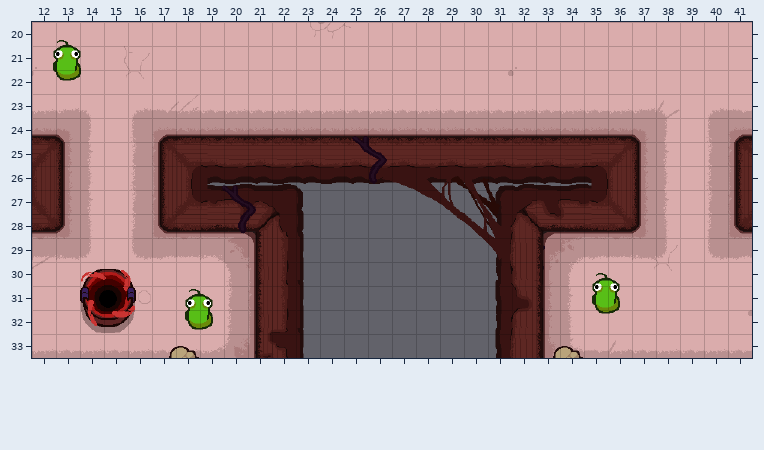
Two versions of a level (Tiled map, white_agent/white_agent/Content/level/level_4_mid.tmx). This is how it looked before the edit.
Cells are 32x32 px. Shown: x 12..41, y 20..33.
After:
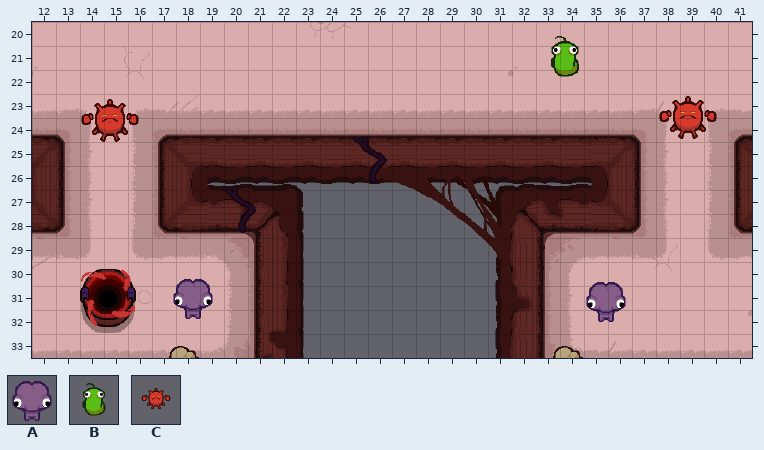
Key: from "boss": A 1 "enemy_leukemia", B 2 "enemy_bacteria", C 3 "enemy_virus".
Objects are placed by their top-left corner, in cells (3,4 is the top-left corner of cell 3,4); size is 1x1 cell unless given.
Message: put enemy in Level
From old to new:
Layer "entity":
added: B "enemy_bacteria" at 32.9,20.2 size 2.5x2.5
added: C "enemy_virus" at 37.3,22.1 size 4x4
added: C "enemy_virus" at 13.2,22.2 size 4x4
added: A "enemy_leukemia" at 17.7,30.5 size 2x2
added: A "enemy_leukemia" at 34.9,30.6 size 2x2
removed: B "enemy_bacteria" at 12.2,20.4 size 2.5x2.5
removed: B "enemy_bacteria" at 34.6,30.1 size 2.5x2.5
removed: B "enemy_bacteria" at 17.7,30.7 size 2.5x2.5
Pixel boxes of the changes (left, top, right, bottom) in both pictures:
added: (551, 36, 579, 77)
changed: (53, 40, 139, 142)
added: (659, 96, 717, 139)
changed: (586, 273, 626, 322)
changed: (173, 279, 213, 330)
